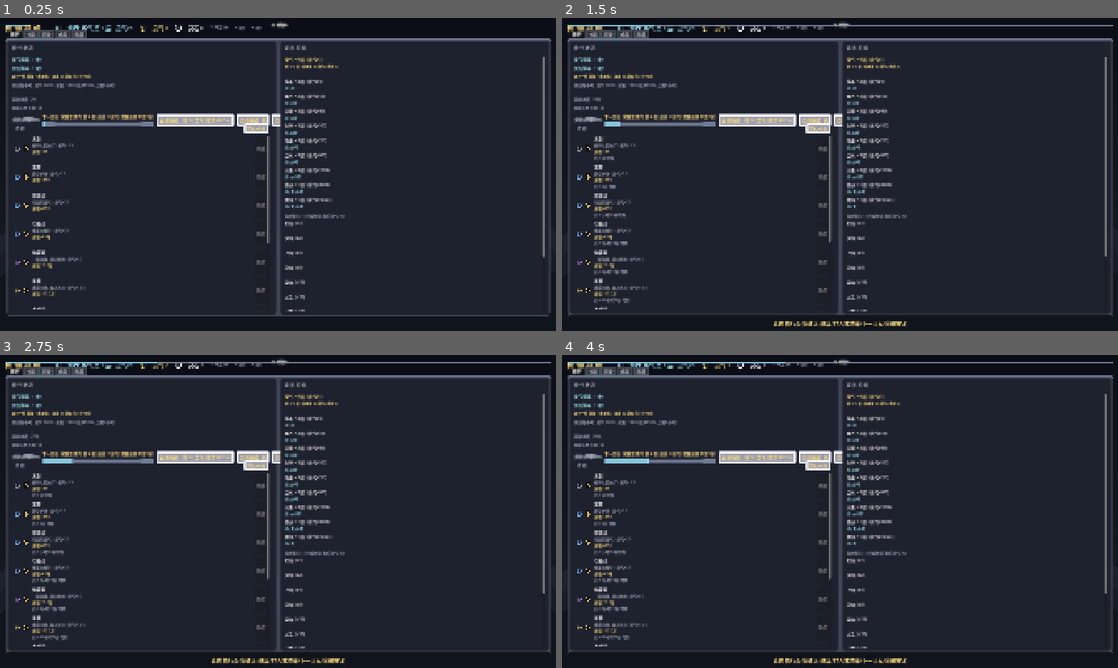
Above: before the commit, frames 1-4 (two rows, left to right).
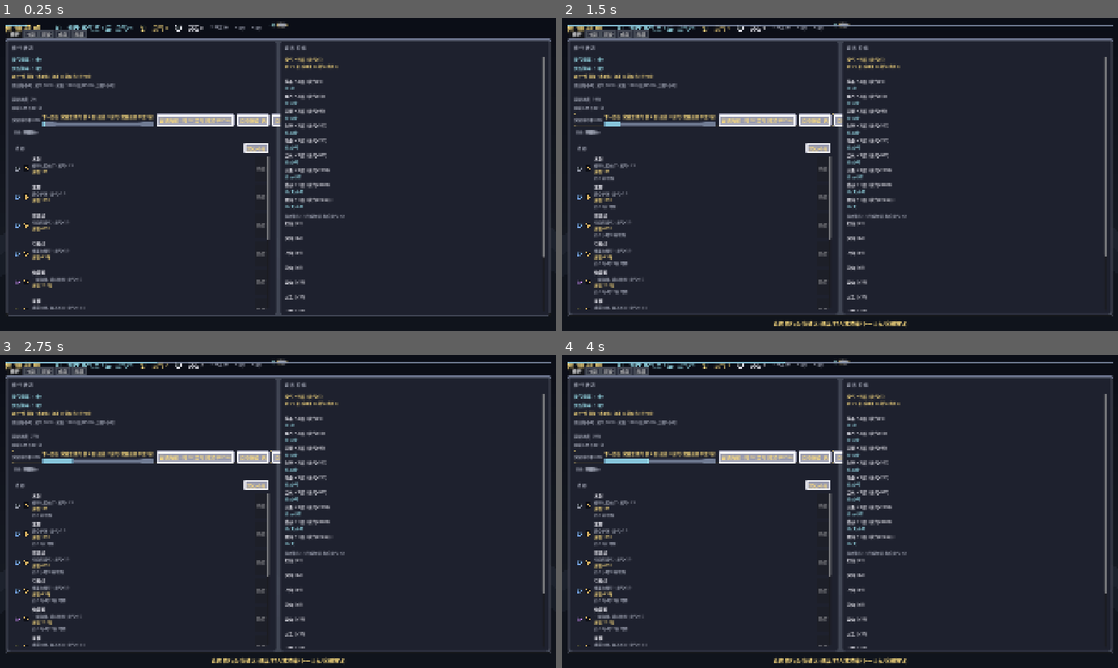
Above: after the commit, the same moments.

Repository: playerss/xiuxian-idle-godot
Game: Godot game, scene res://scenes/main.tscn
Same seed, same stepped clock (60 frames per second), same inputs: the game is played once before the commit and once after it.
Inputs (mouse positions are in pixels of both pictures, inside the frame that each line leads up to):
- Up to frame 1 (0.25 s): no input
- Up to frame 2 (1.5 s): click (828, 27) at 0.52 s; click "领悟 11" at 1.25 s
- Up to frame 3 (2.75 s): click "神通 6" at 2 s
- Up to frame 4 (4 s): click "施展" at 2.75 s; click "法器" at 3.5 s

The runs differ from the first frame. In frame 1, 2.2% of the frame differs, in the area x 2-49%, y 31-94%; in frame 2, 2.6%, in the area x 2-49%, y 30-94%; in frame 3, 2.6%; in frame 4, 2.6%.

Commit message:
fix(试玩): 修行页突破按钮点击不fire+汇总行叠字 (遗留A/B 同根因) — _break_panel/_auto_sum_panel 入 VBoxContainer 均无 custom_minimum_size → 两面板 0 高靠子节点撑出, break_box(FULL_RECT+边距)溢到 y318..360 与后入树 _auto_sum_panel 内部 PASS HBox 交叠, 汇总行容器吞掉按钮中心点 push_input 点击 (A: 点不到), 行文字压按钮行 (B: 视觉重叠); 修: _break_panel 最小高 46 + _auto_sum_panel 23, VBox 正常分配后互不溢出。判据实测: 诊断脚本 修前中心点 0/3 fire (上方±18px 1/3), 修后 3/3 fire 且 break_ok+3; 180s 真实窗口试玩 break_ok 12->13 layer 2->3 (此前 15min 恒 0 增量)。新增 playtest_diag2 一次性布局诊断场景。基线: selftest 11328 / stress 646 / ui_test 4418 / 冒烟 0 错

Diff:
--- /dev/null
+++ b/scenes/playtest_diag2.tscn
@@ -0,0 +1,6 @@
+[gd_scene load_steps=2 format=3]
+
+[ext_resource type="Script" path="res://scripts/playtest_diag2.gd" id="1_diag2"]
+
+[node name="Diag2" type="Node"]
+script = ExtResource("1_diag2")
--- a/scripts/main.gd
+++ b/scripts/main.gd
@@ -962,6 +962,10 @@
 	bp_sb.bg_color = Color(0, 0, 0, 0)
 	bp_sb.set_corner_radius_all(8)
 	_break_panel.add_theme_stylebox_override("panel", bp_sb)
+	# 机器试玩修复(A/B 根因): _break_panel 入 VBox 无最小高 → 0 高, break_box 撑出到 y318..360,
+	# 被后入树的 _auto_sum_panel 内部 PASS HBox 抢吃中心点击 (A 不 fire) + 行文字叠字 (B)。
+	# 最小高 = break_box 内容高 (~42) + 边 4, VBox 正常分配后两面板各落其位互不溢出。
+	_break_panel.custom_minimum_size = Vector2(0, 46)
 	_break_panel.tooltip_text = "突破区 (进度/ETA/成功率/下一目标/突破按钮/自动系列 开关)。顶栏 下一目标 进度条 点击 可 直达 本区 (金边高亮 1.2s)。"
 	left.add_child(_break_panel)
 	# 突破区 横排 (成功率 + 进度区 VBox + 突破按钮 + 4 自动开关; 视觉 顺序/间距 与原 竖排 一致)
@@ -1101,6 +1105,10 @@
 	asp_sb.bg_color = Color(0, 0, 0, 0)
 	asp_sb.set_corner_radius_all(8)
 	_auto_sum_panel.add_theme_stylebox_override("panel", asp_sb)
+	# 机器试玩修复(A/B 同根因): Panel 入 VBox 无最小高度 → 0 高槽位, 内部 FULL_RECT 子节点
+	# 溢出到上方突破按钮行 (重叠 视觉 bug B), 且该 PASS 容器吞掉按钮中心点点击 (不 fire bug A)。
+	# 给它 23px 最小高 让 VBox 正常分配, 行 落位 不再 越界。
+	_auto_sum_panel.custom_minimum_size = Vector2(0, 23)
 	_auto_sum_panel.tooltip_text = "挂机自动系列 状态汇总 (✓=开 ✗=关, 与上方 4 自动开关+爬塔页 自动爬塔 同步; 各段可点击, 点击切换 对应 自动开关, 与上方按钮同口径+底部消息确认; 顶栏 …(245 unchanged characters)…
 	left.add_child(_auto_sum_panel)
 	_auto_sum_box = HBoxContainer.new()
--- /dev/null
+++ b/scripts/playtest_diag2.gd
@@ -0,0 +1,75 @@
+extends Node
+## A 项最终验证：修后中心点 x±20 / y=339 点 3 次 fired=3；段热区仍可点。
+
+
+var ui: Node = null
+var g: Node = null
+
+
+func _ready() -> void:
+	g = get_node("/root/GameData")
+	var main_sc := load("res://scenes/main.tscn")
+	ui = main_sc.instantiate()
+	add_child(ui)
+	await get_tree().create_timer(1.2).timeout
+	var t1: Button = _btn("尝试突破")
+	var rect: Rect2 = t1.get_global_rect()
+	var pt: Vector2 = rect.position + rect.size * 0.5
+	print("BTN rect=", rect, " pt=", pt)
+	var b0: float = _bk()
+	for i in 3:
+		g.essence = 1e9
+		_click(pt + Vector2(randf_range(-18.0, 18.0), randf_range(-18.0, 18.0)))
+		await get_tree().create_timer(0.45).timeout
+	print("CENTER3 fired=", _bk() - b0, " expect 3 (20% fail roll ok)")
+	# 段热区可点
+	var sum_btn: Button = _btn("自动:")
+	if sum_btn == null:
+		for b in _all_btns(ui, []):
+			var r: Rect2 = (b as Control).get_global_rect()
+			if r.position.y > 368 and r.position.y < 395 and r.size.x > 10:
+				sum_btn = b
+	if sum_btn != null:
+		var ab0: bool = g.auto_break
+		_click((sum_btn as Control).get_global_rect().position + (sum_btn as Control).get_global_rect().size * 0.5)
+		await get_tree().create_timer(0.45).timeout
+		print("SEG fired: auto_break ", ab0, " -> ", g.auto_break)
+	else:
+		print("NO SEG BTN")
+	get_tree().quit()
+
+
+func _bk() -> float:
+	return float(g.stats.get("break_ok", 0.0)) + float(g.stats.get("break_fail", 0.0))
+
+
+func _btn(prefix: String) -> Button:
+	for b in _all_btns(ui, []):
+		if String(b.text).strip_edges().begins_with(prefix):
+			return b
+	return null
+
+
+func _all_btns(n: Node, out: Array) -> Array:
+	for c in n.get_children():
+		if c is Button:
+			out.append(c)
+		_all_btns(c, out)
+	return out
+
+
+func _click(pos: Vector2) -> void:
+	var vp: Viewport = get_viewport()
+	var m := InputEventMouseMotion.new()
+	m.position = pos
+	m.global_position = pos
+	vp.push_input(m)
+	var d := InputEventMouseButton.new()
+	d.button_index = MOUSE_BUTTON_LEFT
+	d.position = pos
+	d.global_position = pos
+	d.pressed = true
+	vp.push_input(d)
+	var u := d.duplicate() as InputEventMouseButton
+	u.pressed = false
+	vp.push_input(u)
